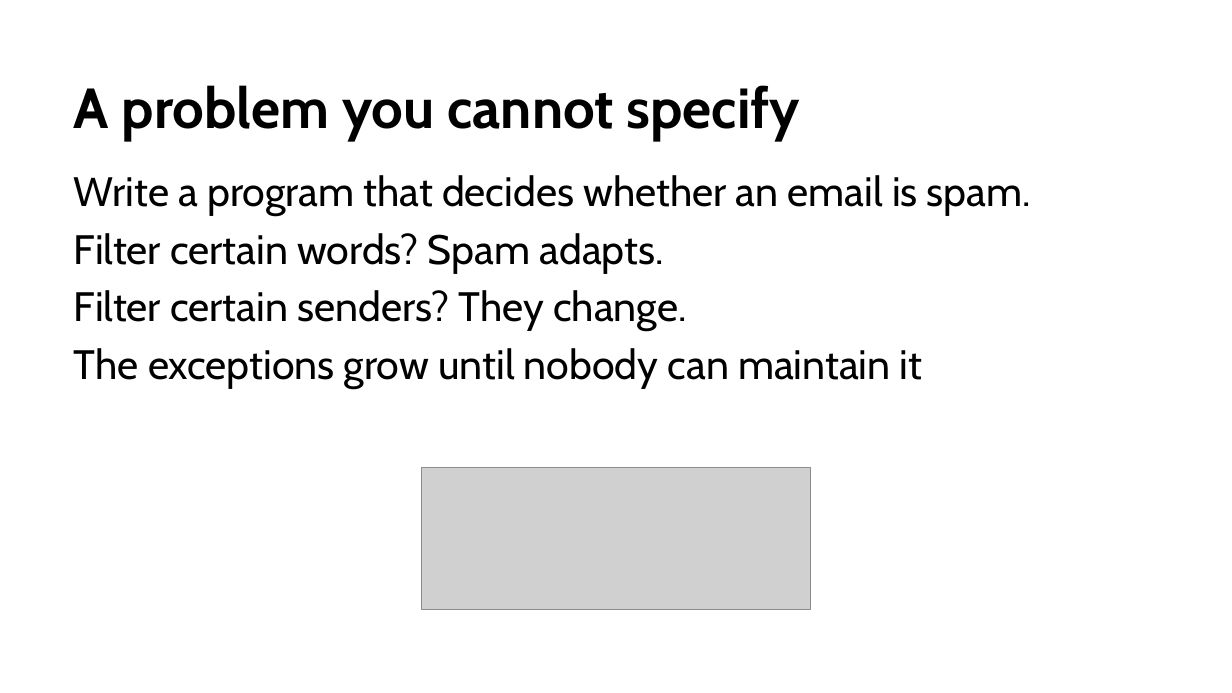
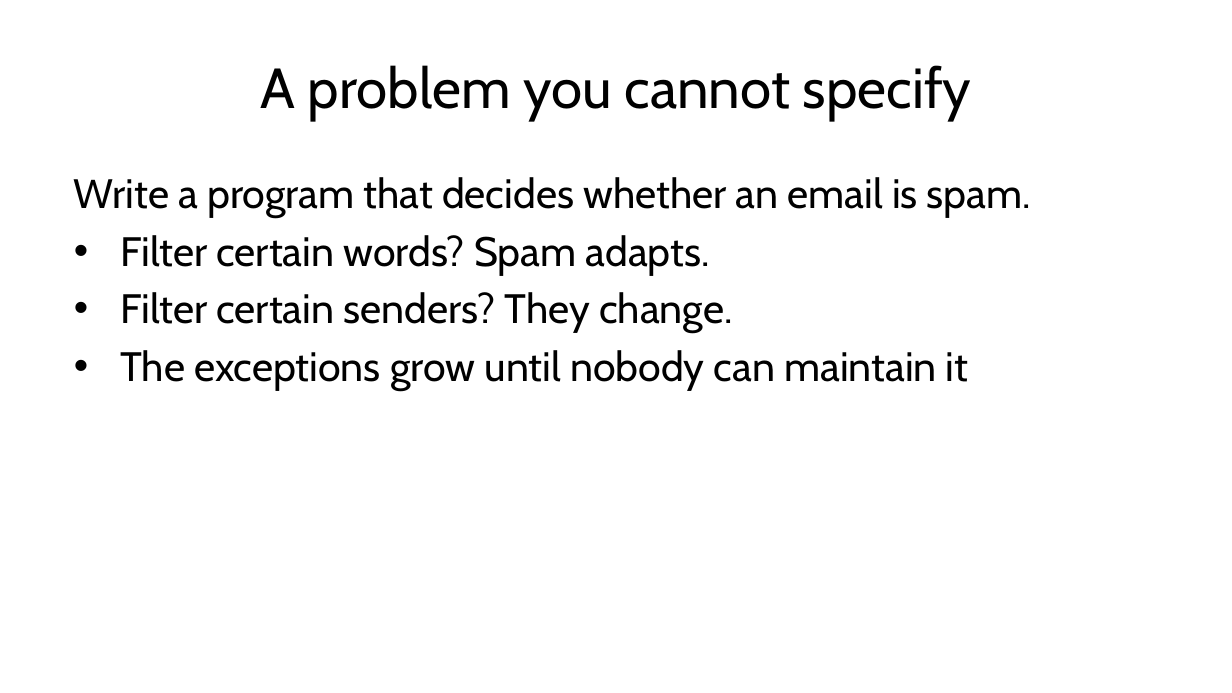
Before and after one commit to fabioantonini/technologies-for-artificial-intelligence, a slide deck: slide 10 of Lessons/01_introduction_and_workflow/Slides/introduction_and_workflow_slides.pptx. Drawn at 1232x693 pixels with LibreOffice and Linux fonts; fonts in the diff are those of the drawing; grey boxes stand for pictures; background and template pictures are left out. Boxes give left, top, right and bottom in pixels: in the first picture for what was removed or moved away, otherwise in the second. Text is boxed around its words. In the diff, an @@ line names an element or a change of style, - is before the commit and + after.

```diff
--- a/Lessons/01_introduction_and_workflow/Slides/introduction_and_workflow_slides.pptx
+++ b/Lessons/01_introduction_and_workflow/Slides/introduction_and_workflow_slides.pptx
@@ title "A problem you cannot specify" at box(260, 65, 971, 121): bold off; alignment left to centre; vertical alignment bottom to middle @@
@@ text at box(120, 235, 969, 391): bullet none to • @@
@@ picture removed at box(421, 468, 809, 610) @@
```
Also in this commit, not shown: 6 other slides changed, 7 slides added, 9 other files.
